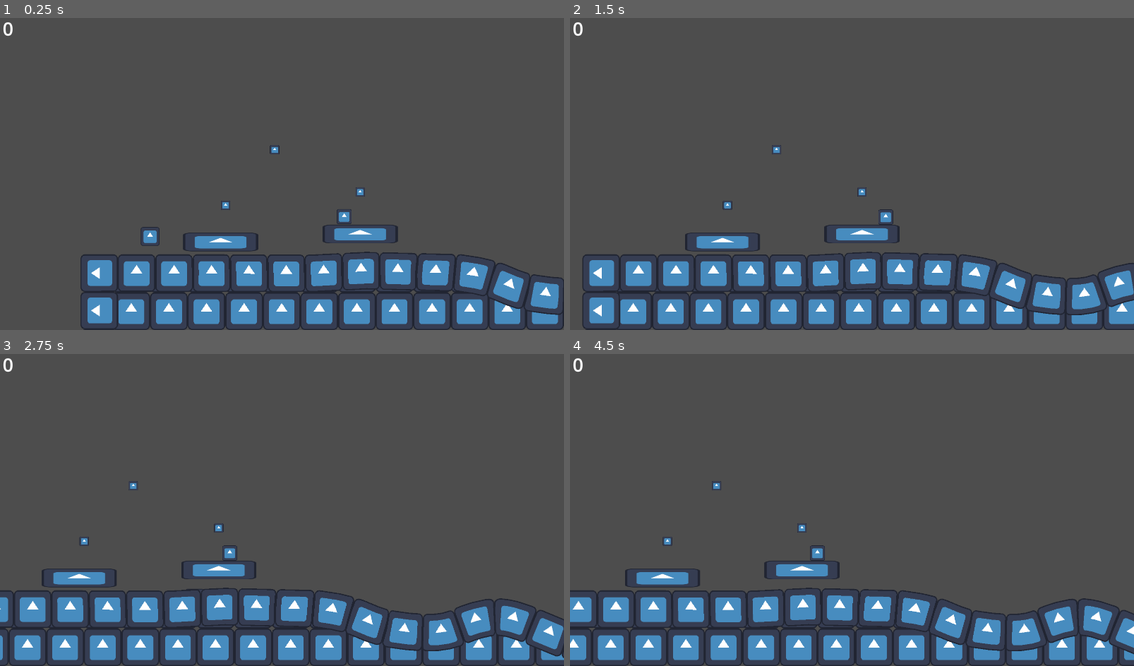
Above: before the commit, frames 1-4 (two rows, left to right).
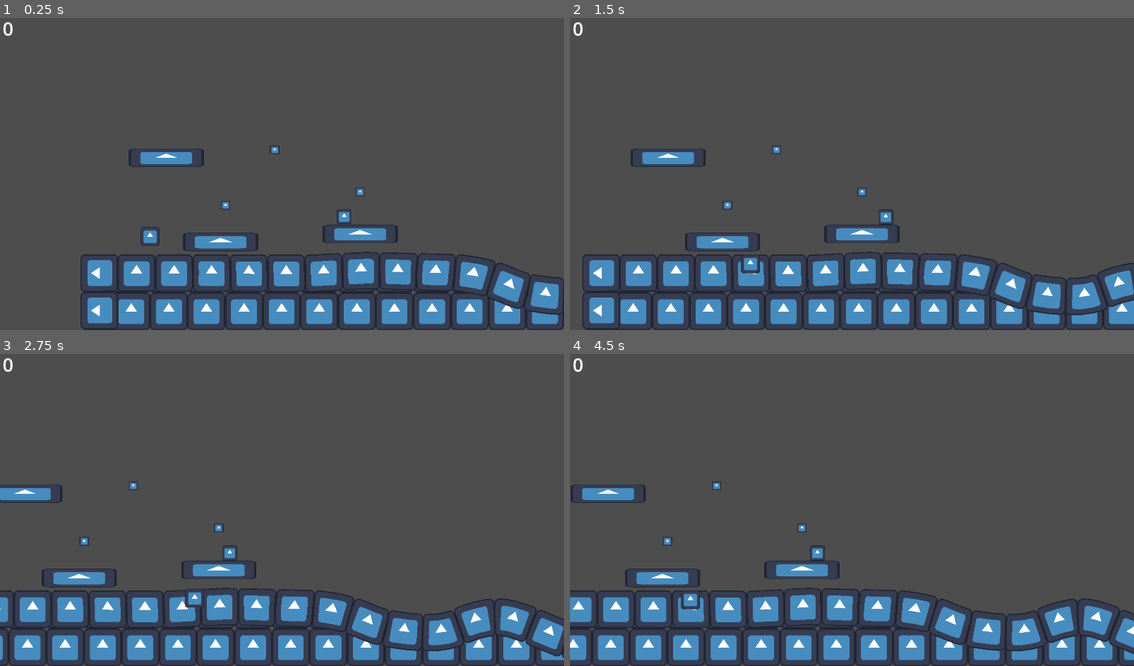
Above: after the commit, the same moments.

Repository: charliegregg/TriJamTTT
Game: Godot game, scene res://levels/level_1.tscn
The game is run twice, just before and just after one commit, with the same random seed, the same clock (stepped at 60 frames per second) and the same inputs. The engine's default icon, where the game draws it, is replaced by a stand-in: a white triangle on a blue panel in a dark square.
Inputs (mouse positions are in pixels of both pictures, inside the frame that each line leads up to):
- Up to frame 1 (0.25 s): no input
- Up to frame 2 (1.5 s): tap Enter at 0.5 s; move the mouse to (976, 155) at 0.52 s; hold D (move_right) 0.53-1.25 s; hold Alt 0.53-1.25 s; click (976, 155) at 0.67 s; tap Space (move_jump) at 0.77 s; drag from (739, 186) to (902, 217) at 1.27 s
- Up to frame 3 (2.75 s): move the mouse to (338, 438) at 2.02 s; hold D (move_right) from 2.03 s (still down); hold Ctrl from 2.03 s (still down)
- Up to frame 4 (4.5 s): release D (move_right) at 2.75 s; release Ctrl at 2.75 s; drag from (823, 572) to (699, 485) at 2.77 s; move the mouse to (1021, 553) at 3.52 s; hold A (move_left) 3.53-4.25 s; hold Alt 3.53-4.25 s; tap Space (move_jump) at 3.77 s; drag from (682, 460) to (767, 559) at 4.27 s

The runs differ from the first frame. In frame 1, 0.5% of the frame differs, in the area x 22-37%, y 41-48%; in frame 2, 0.6%; in frame 3, 0.5%; in frame 4, 0.6%, in the area x 0-24%, y 41-82%.

Commit message:
semi solids

Diff:
--- a/levels/level_1.tscn
+++ b/levels/level_1.tscn
@@ -1,7 +1,8 @@
-[gd_scene load_steps=3 format=3 uid="uid://djkmil5t0ismp"]
+[gd_scene load_steps=4 format=3 uid="uid://djkmil5t0ismp"]
 
 [ext_resource type="PackedScene" uid="uid://dugyht4vx4s4h" path="res://levels/level.tscn" id="1_7ei7c"]
 [ext_resource type="PackedScene" uid="uid://cqyec3w3k7i01" path="res://scenes/coin.tscn" id="2_c4b7e"]
+[ext_resource type="PackedScene" uid="uid://cdi24c03fch2a" path="res://scenes/semiplatform.tscn" id="3_ctlo4"]
 
 [node name="level1" instance=ExtResource("1_7ei7c")]
 
@@ -13,3 +14,6 @@
 
 [node name="coin3" parent="." index="9" instance=ExtResource("2_c4b7e")]
 position = Vector2(424, -230)
+
+[node name="SemiPlatform" parent="." index="10" instance=ExtResource("3_ctlo4")]
+position = Vector2(55, -203)
--- a/scenes/player.tscn
+++ b/scenes/player.tscn
@@ -7,6 +7,7 @@
 size = Vector2(128, 128)
 
 [node name="Player" type="CharacterBody2D"]
+z_index = 1
 scale = Vector2(0.5, 0.5)
 collision_layer = 4
 floor_max_angle = 0.523599
--- /dev/null
+++ b/scenes/semiplatform.tscn
@@ -0,0 +1,18 @@
+[gd_scene load_steps=4 format=3 uid="uid://cdi24c03fch2a"]
+
+[ext_resource type="Texture2D" uid="uid://cl1tidara4oel" path="res://icon.svg" id="1_c0iff"]
+[ext_resource type="Script" path="res://scripts/semiplatform.gd" id="1_orw3c"]
+
+[sub_resource type="RectangleShape2D" id="RectangleShape2D_4oqn5"]
+size = Vector2(256, 64)
+
+[node name="SemiPlatform" type="StaticBody2D"]
+script = ExtResource("1_orw3c")
+
+[node name="CollisionShape2D" type="CollisionShape2D" parent="."]
+shape = SubResource("RectangleShape2D_4oqn5")
+one_way_collision = true
+
+[node name="Sprite2D" type="Sprite2D" parent="."]
+scale = Vector2(2, 0.5)
+texture = ExtResource("1_c0iff")
--- /dev/null
+++ b/scripts/semiplatform.gd
@@ -0,0 +1 @@
+extends StaticBody2D
